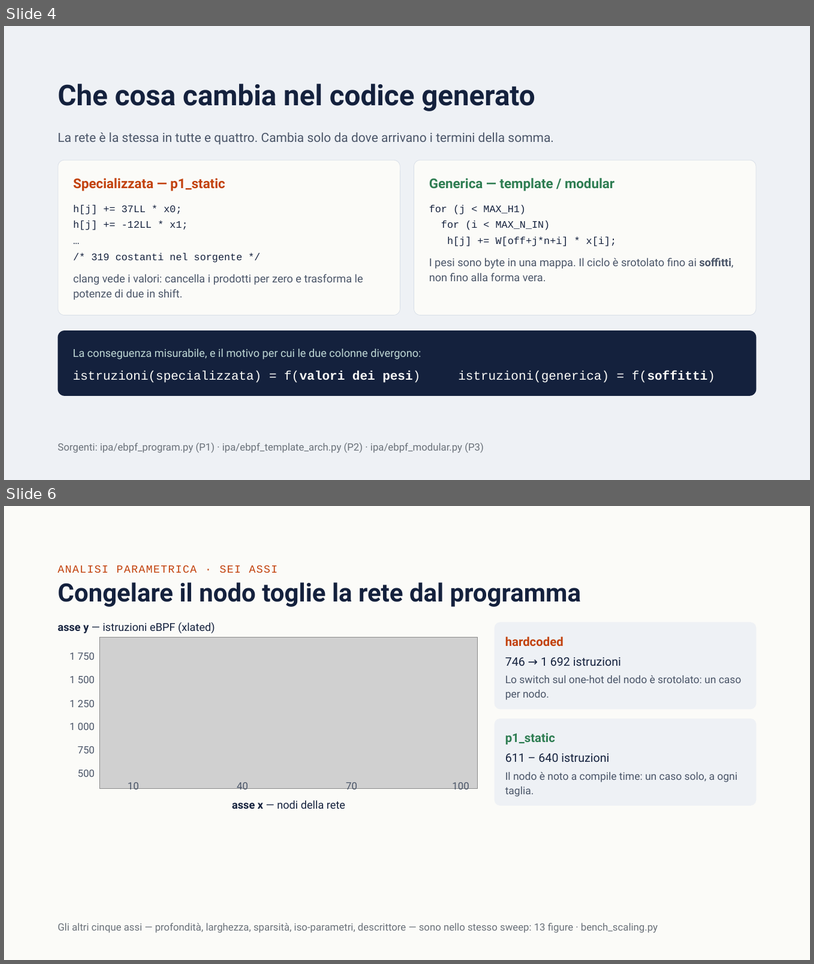
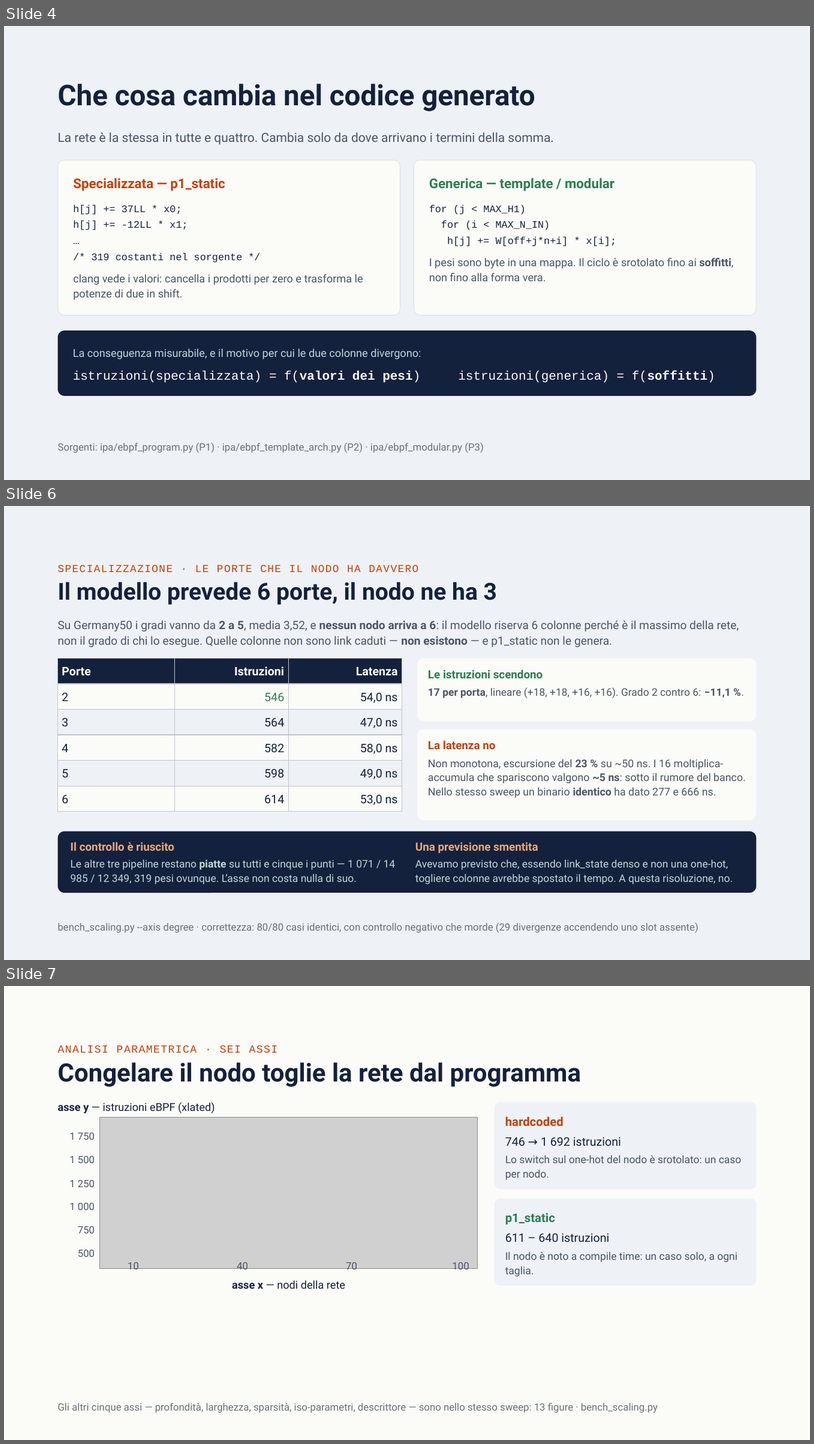
Before and after one commit to ettore-cantile/ipa_lab, a slide deck: docs/IPA eBPF — Implementazione e risultati.pptx. Shown one above the other, each under a label of ours: slides 4 and 6 before the commit, slides 4, 6 and 7 after it; the slides between them are not shown. The pictures are 814x964 and 814x1444 pixels, drawn with LibreOffice and Linux fonts; fonts in the diff are those of the drawing; grey boxes stand for pictures. Boxes give left, top, right and bottom in pixels: in the first picture for what was removed or moved away, otherwise in the second. Text is boxed around its words. In the diff, an @@ line names an element or a change of style, - is before the commit and + after.

```diff
--- a/docs/IPA eBPF — Implementazione e risultati.pptx
+++ b/docs/IPA eBPF — Implementazione e risultati.pptx
@@ slide 6 added at box(4, 506, 810, 960), background #EEF1F5 @@
@@ text added at box(58, 565, 419, 572), 12.7 pt, text #C2410C @@
+SPECIALIZZAZIONE · LE PORTE CHE IL NODO HA DAVVERO
@@ text added at box(58, 582, 497, 604), 27.9 pt, text #14213D, bold @@
+Il modello prevede 6 porte, il nodo ne ha 3
@@ text added at box(58, 620, 740, 647), 13.7 pt, text #4A5568 @@
+Su Germany50 i gradi vanno da 2 a 5, media 3,52, e nessun nodo arriva a 6: il modello riserva 6 colonne perché è il massimo della rete, non il grado di chi lo esegue. Quelle colonne non sono link caduti — non esistono — e p1_static non le genera.
@@ table added at box(58, 658, 402, 811), 6 rows, 3 columns @@
+Porte | Istruzioni | Latenza
+2 | 546 | 54,0 ns
+3 | 564 | 47,0 ns
+4 | 582 | 58,0 ns
+5 | 598 | 49,0 ns
+6 | 614 | 53,0 ns
@@ rounded rectangle added at box(417, 658, 756, 721), fill #FBFBF8 @@
@@ text added at box(428, 670, 543, 678), 13.5 pt, text #2E7D52, bold @@
+Le istruzioni scendono
@@ text added at box(428, 687, 731, 698), 12.5 pt, text #4A5568 @@
+17 per porta, lineare (+18, +18, +16, +16). Grado 2 contro 6: −11,1 %.
@@ rounded rectangle added at box(417, 729, 756, 820), fill #FBFBF8 @@
@@ text added at box(428, 740, 495, 749), 13.5 pt, text #C2410C, bold @@
+La latenza no
@@ text added at box(428, 759, 746, 798), 12.7 pt, text #4A5568 @@
+Non monotona, escursione del 23 % su ~50 ns. I 16 moltiplica-accumula che spariscono valgono ~5 ns: sotto il rumore del banco. Nello stesso sweep un binario identico ha dato 277 e 666 ns.
@@ rounded rectangle added at box(58, 831, 757, 892), fill #14213D @@
@@ text added at box(71, 842, 174, 850), 13.5 pt, text #E8A87C, bold @@
+Il controllo è riuscito
@@ text added at box(416, 842, 538, 853), 13.5 pt, text #E8A87C, bold @@
+Una previsione smentita
@@ text added at box(71, 859, 396, 884), 12.5 pt, text #BFD8D5 @@
+Le altre tre pipeline restano piatte su tutti e cinque i punti — 1 071 / 14 985 / 12 349, 319 pesi ovunque. L’asse non costa nulla di suo.
@@ text added at box(416, 859, 733, 884), 12.5 pt, text #BFD8D5 @@
+Avevamo previsto che, essendo link_state denso e non una one-hot, togliere colonne avrebbe spostato il tempo. A questa risoluzione, no.
@@ text added at box(58, 922, 699, 933), 12 pt, text #6A7179 @@
+bench_scaling.py --axis degree · correttezza: 80/80 casi identici, con controllo negativo che morde (29 divergenze accendendo uno slot assente)
@@ what was slide 6 is now slide 7 @@
```
Also in this commit, not shown: 3 slides changed, 5 other files.
